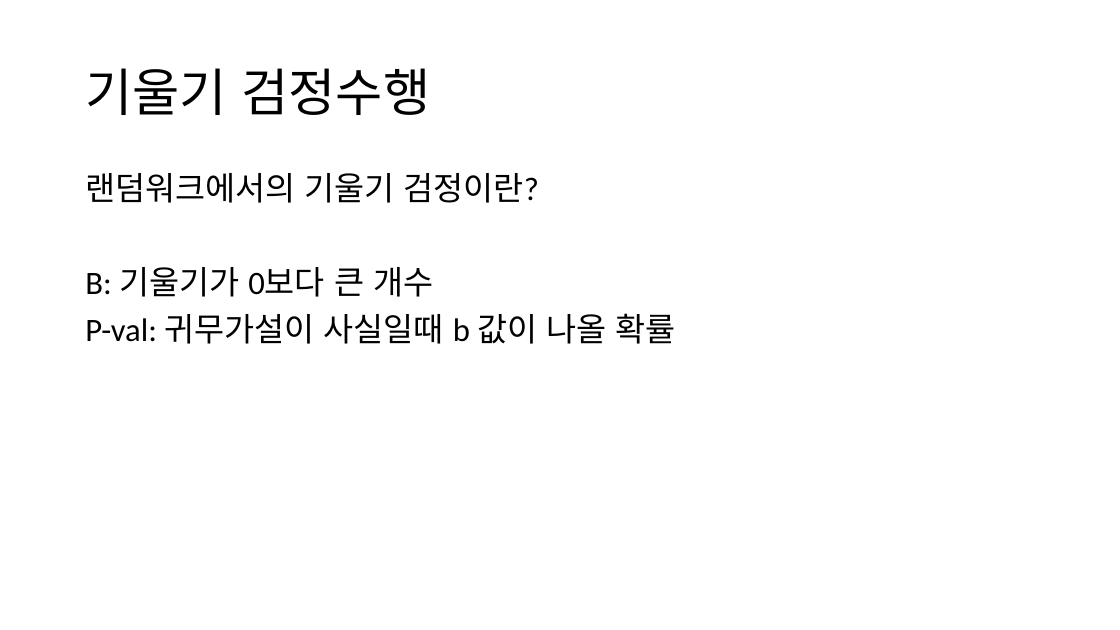
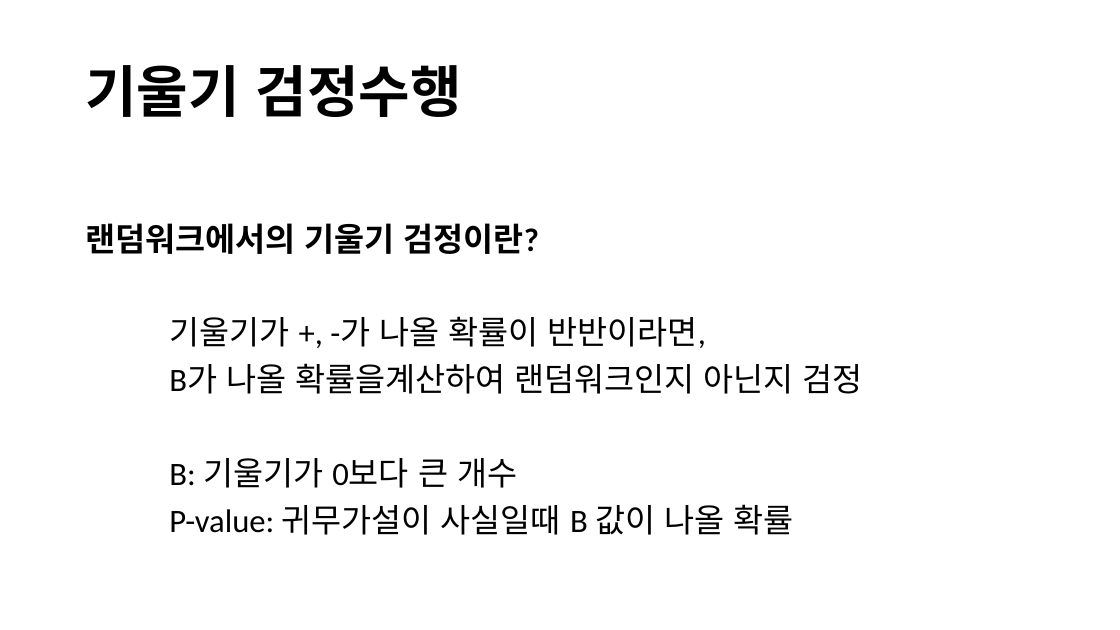
Before and after one commit to DaeguDude/bigdata, a slide deck: slide 9 of bigdata/파이널프로젝트ppt.pptx (slide 8 before the commit). Drawn at 1120x630 pixels with LibreOffice and Linux fonts; fonts in the diff are those of the drawing. Boxes give left, top, right and bottom in pixels: in the first picture for what was removed or moved away, otherwise in the second. Text is boxed around its words. In the diff, an @@ line names an element or a change of style, - is before the commit and + after.

```diff
--- a/bigdata/파이널프로젝트ppt.pptx
+++ b/bigdata/파이널프로젝트ppt.pptx
@@ title "기울기 검정수행" at box(85, 65, 462, 117): size 44 to 48 pt, bold on @@
@@ text at box(85, 223, 539, 254): bold on in "랜덤워크에서의 기울기 검정이란?" @@
@@ text at box(169, 316, 863, 394): paragraphs added @@
+기울기가 +, -가 나올 확률이 반반이라면,
+B가 나올 확률을계산하여 랜덤워크인지 아닌지 검정
@@ text at box(169, 504, 794, 535): text changed @@
-P-val: 귀무가설이 사실일때 b 값이 나올 확률
+P-value: 귀무가설이 사실일때 B 값이 나올 확률
```
Also in this commit, not shown: 8 other slides changed, 3 slides added, 9 other files.
